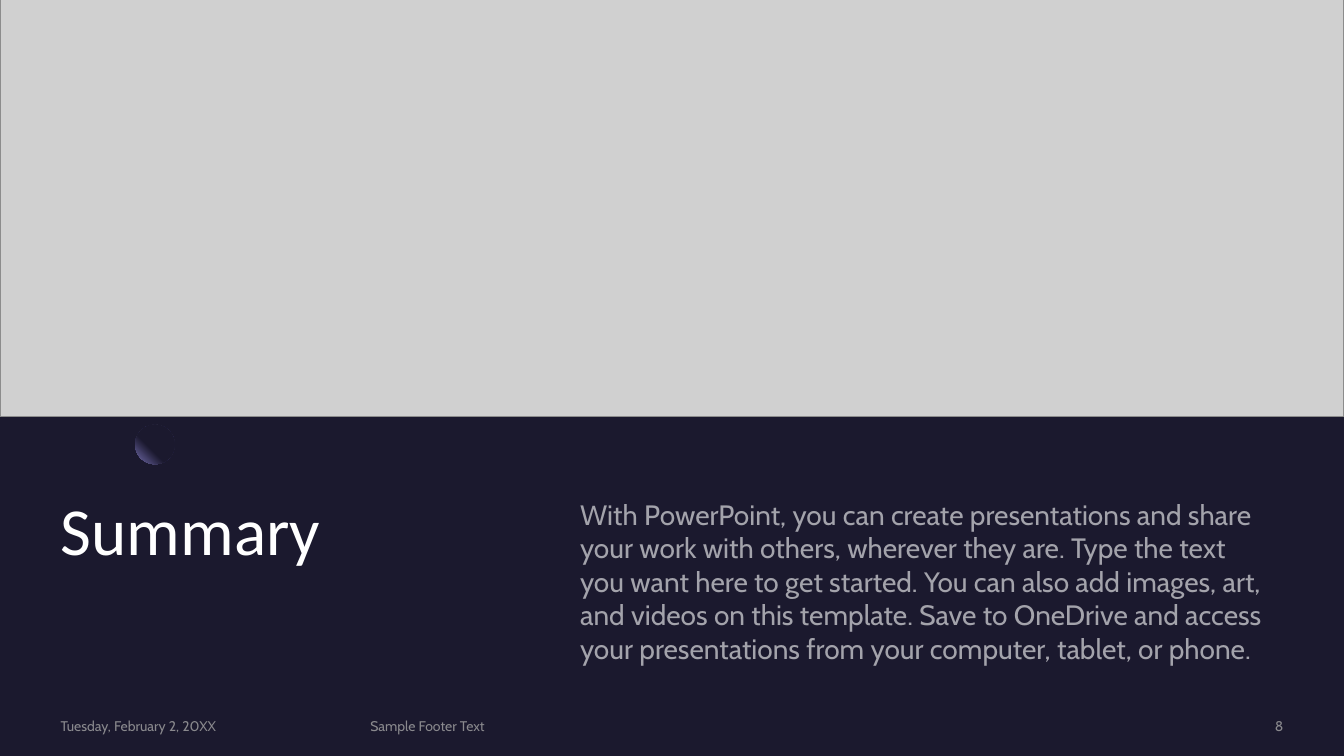
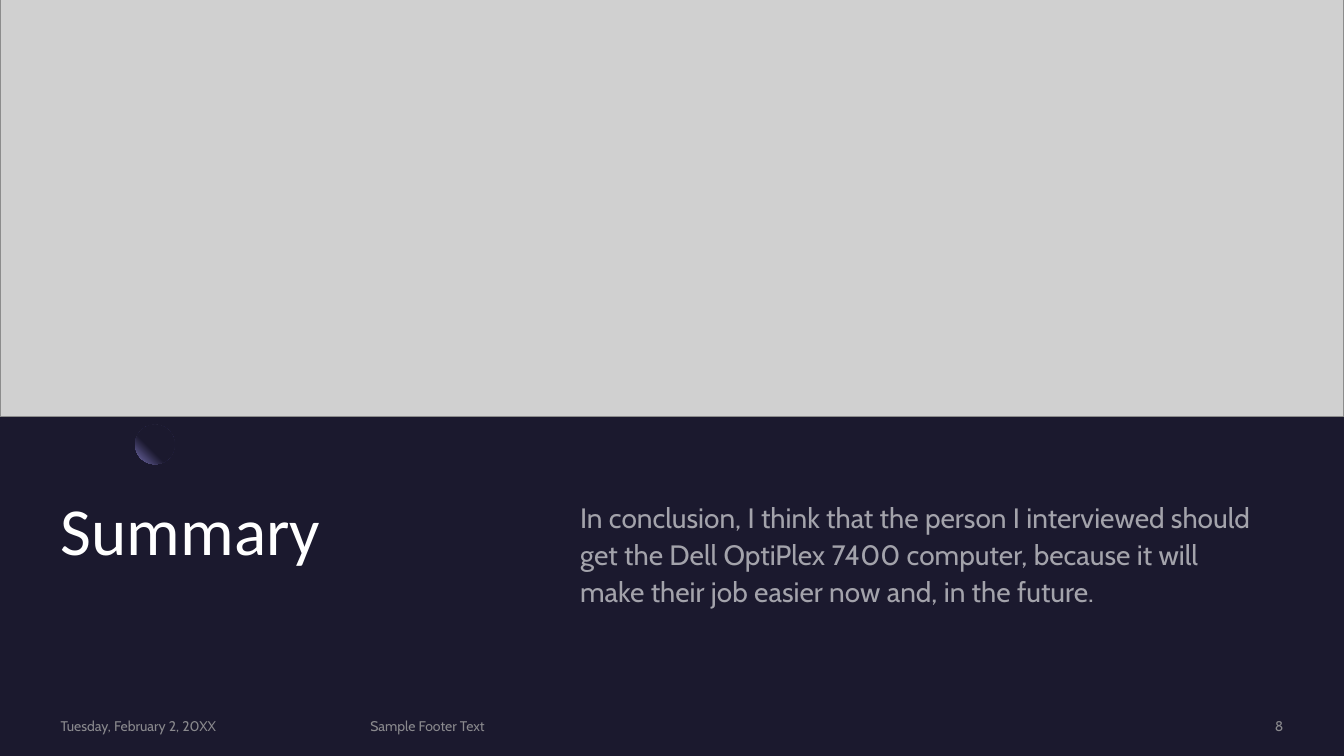
Before and after one commit to Digital-Tech-KKHS/10dtc-computer-hardware-whitiora, a slide deck: slide 8 of Presentation Template.pptx. Drawn at 1344x756 pixels with LibreOffice and Linux fonts; fonts in the diff are those of the drawing; grey boxes stand for pictures. Boxes give left, top, right and bottom in pixels: in the first picture for what was removed or moved away, otherwise in the second. Text is boxed around its words. In the diff, an @@ line names an element or a change of style, - is before the commit and + after.

```diff
--- a/Presentation Template.pptx
+++ b/Presentation Template.pptx
@@ text at <box>580,507,1250,608</box>: text changed @@
-With PowerPoint, you can create presentations and share your work with others, wherever they are. Type the text you want here to get started. You can also add images, art, and videos on this template. Save to OneDrive and access your presentations from your computer, tablet, or phone.
+In conclusion, I think that the person I interviewed should get the Dell OptiPlex 7400 computer, because it will make their job easier now and, in the future.
```
Also in this commit, not shown: 8 other slides changed, 1 other file.
